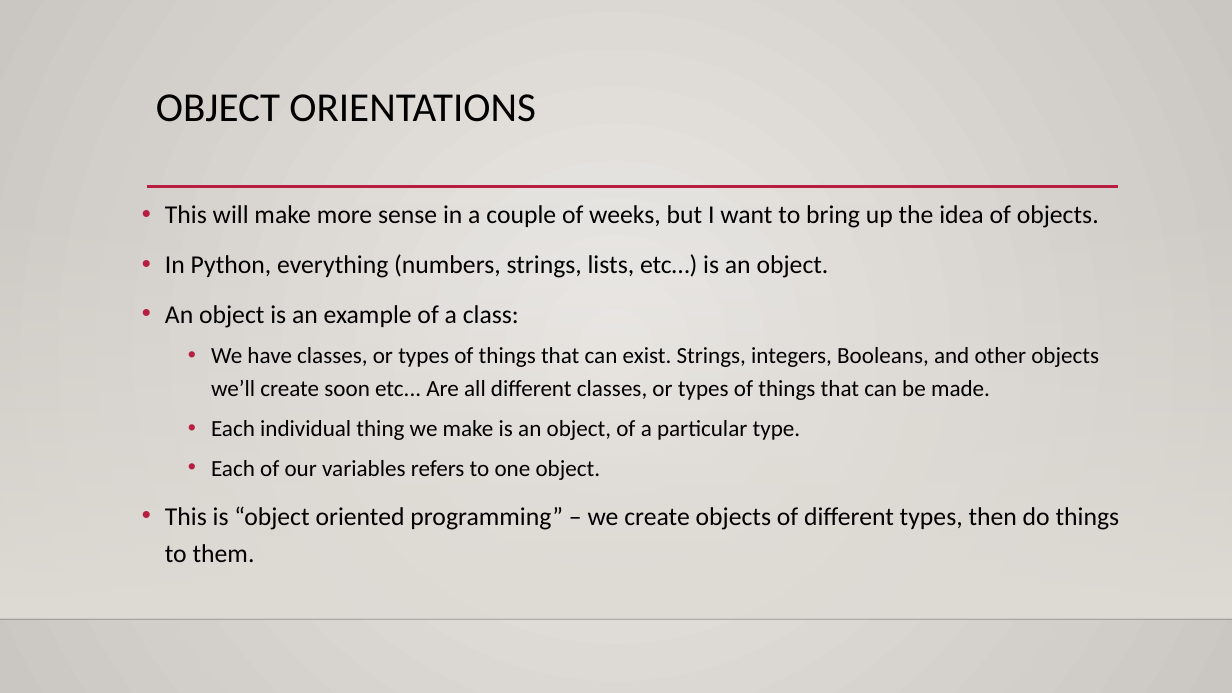
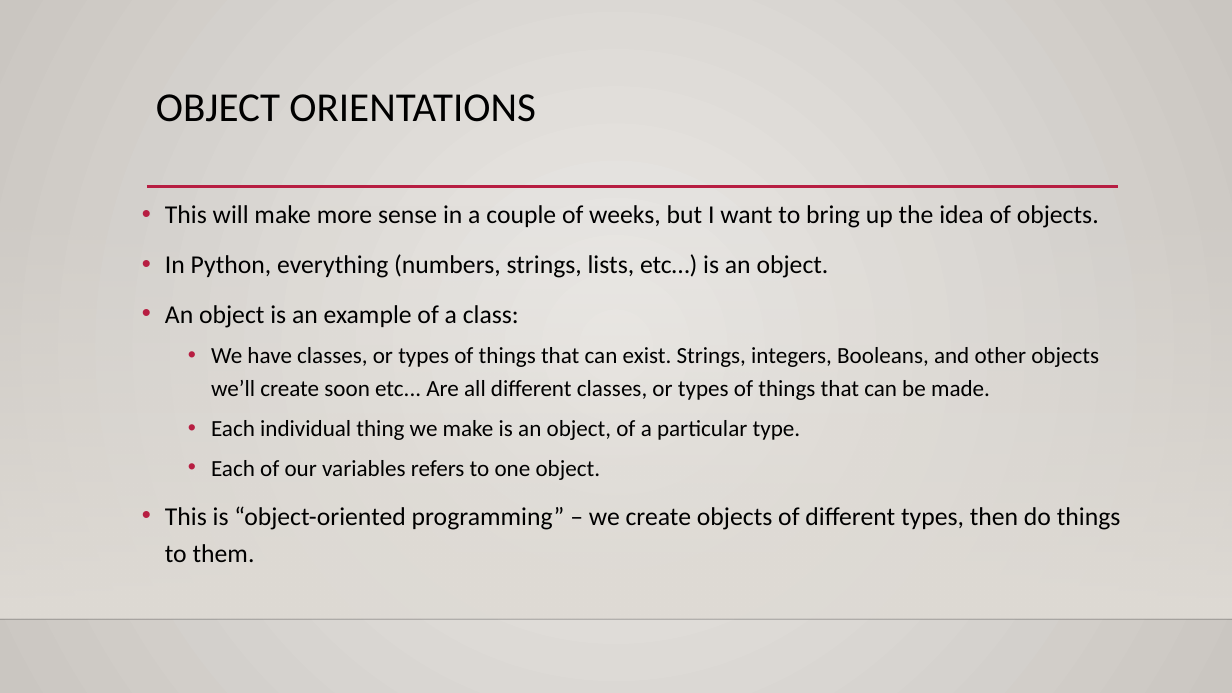
Before and after one commit to okohnkay/Programming_Basics_for_ML, a slide deck: slide 6 of course_material/slides/002_vars_and_control.pptx. Drawn at 1232x693 pixels with LibreOffice and Linux fonts; fonts in the diff are those of the drawing; background and template pictures are left out. Boxes give left, top, right and bottom in pixels: in the first picture for what was removed or moved away, otherwise in the second. Text is boxed around its words. In the diff, an @@ line names an element or a change of style, - is before the commit and + after.

Commit message:
update

```diff
--- a/course_material/slides/002_vars_and_control.pptx
+++ b/course_material/slides/002_vars_and_control.pptx
@@ text at [165, 506, 1121, 562]: text changed @@
-• This is “object oriented programming” – we create objects of different types, then do things to them.
+• This is “object-oriented programming” – we create objects of different types, then do things to them.
```
Also in this commit, not shown: 2 slides added, 1 slide removed.
